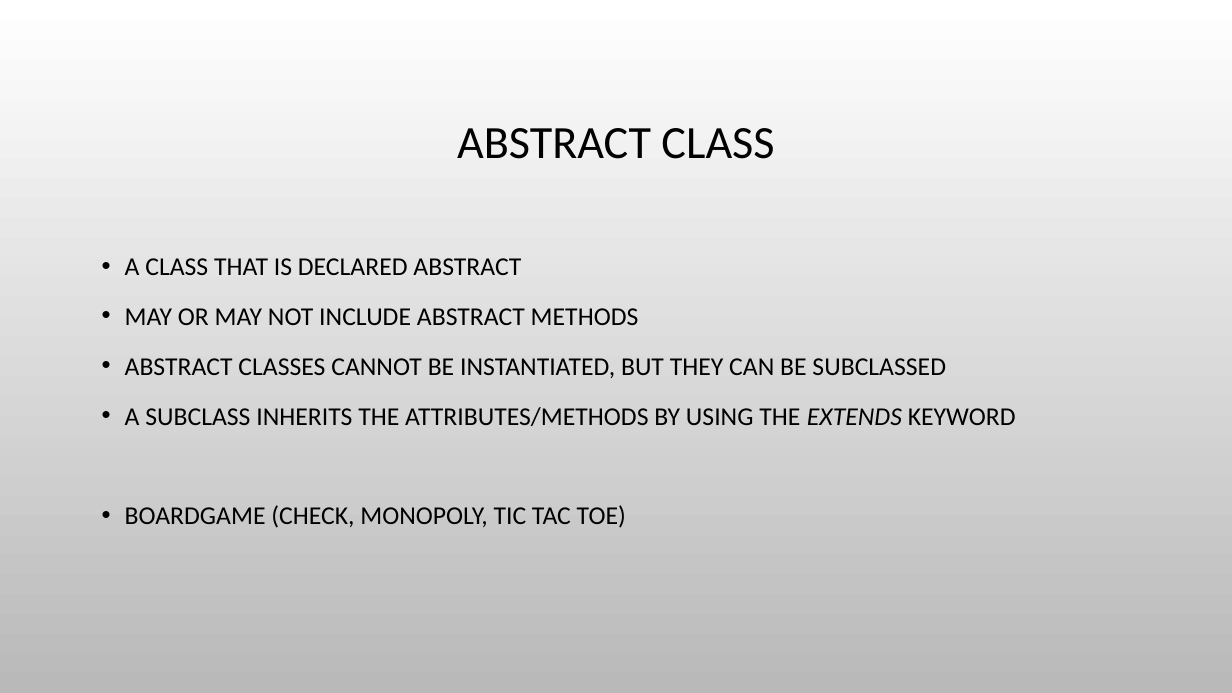
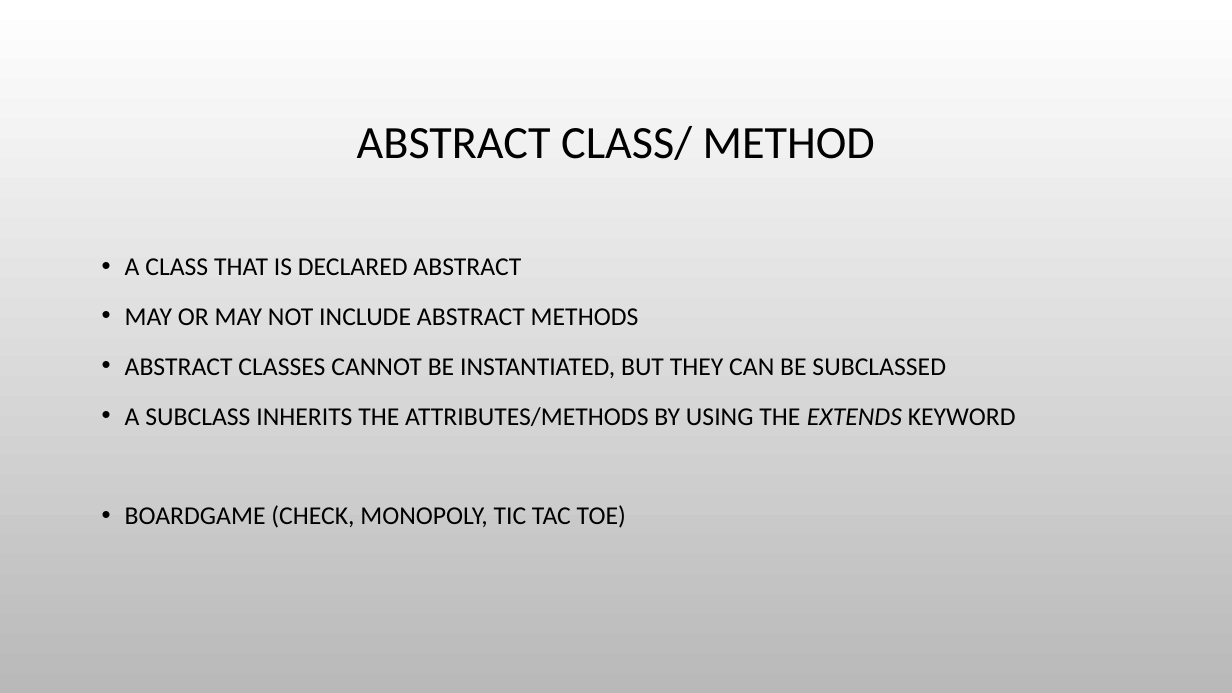
Before and after one commit to hutaojiazi/java-examples, a slide deck: slide 8 of src/main/java/tutorial/example/day4/java_class.pptx. Drawn at 1232x693 pixels with LibreOffice and Linux fonts; fonts in the diff are those of the drawing; background and template pictures are left out. Boxes give left, top, right and bottom in pixels: in the first picture for what was removed or moved away, otherwise in the second. Text is boxed around its words. In the diff, an @@ line names an element or a change of style, - is before the commit and + after.

```diff
--- a/src/main/java/tutorial/example/day4/java_class.pptx
+++ b/src/main/java/tutorial/example/day4/java_class.pptx
@@ title at bbox=[357, 126, 875, 160]: text changed @@
-ABSTRACT CLASS
+ABSTRACT CLASS/ METHOD
```
Also in this commit, not shown: 15 other files.
